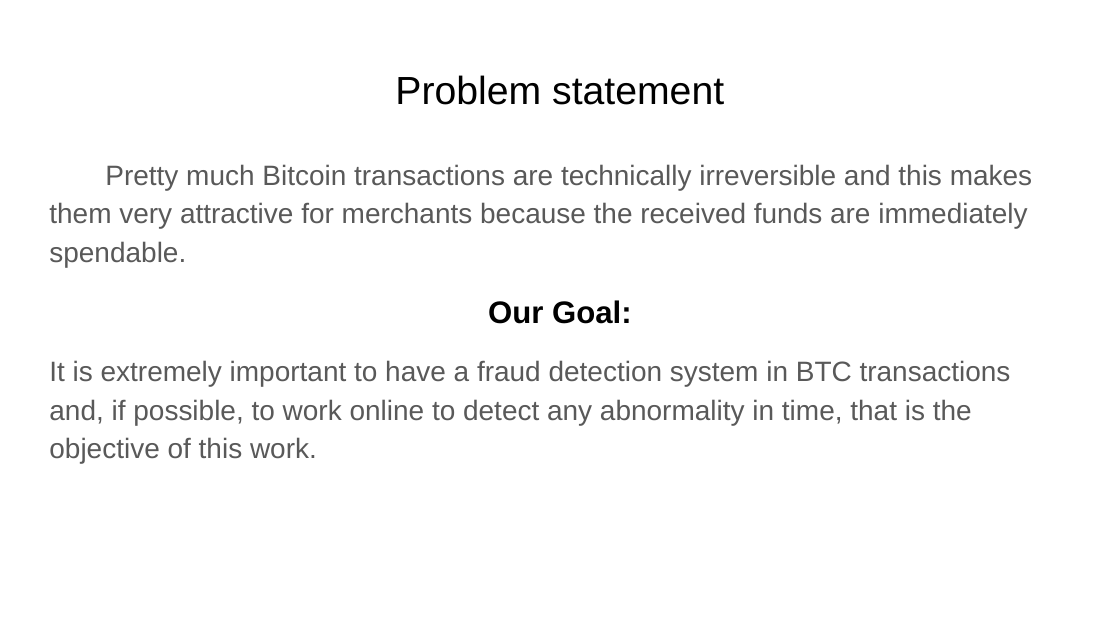
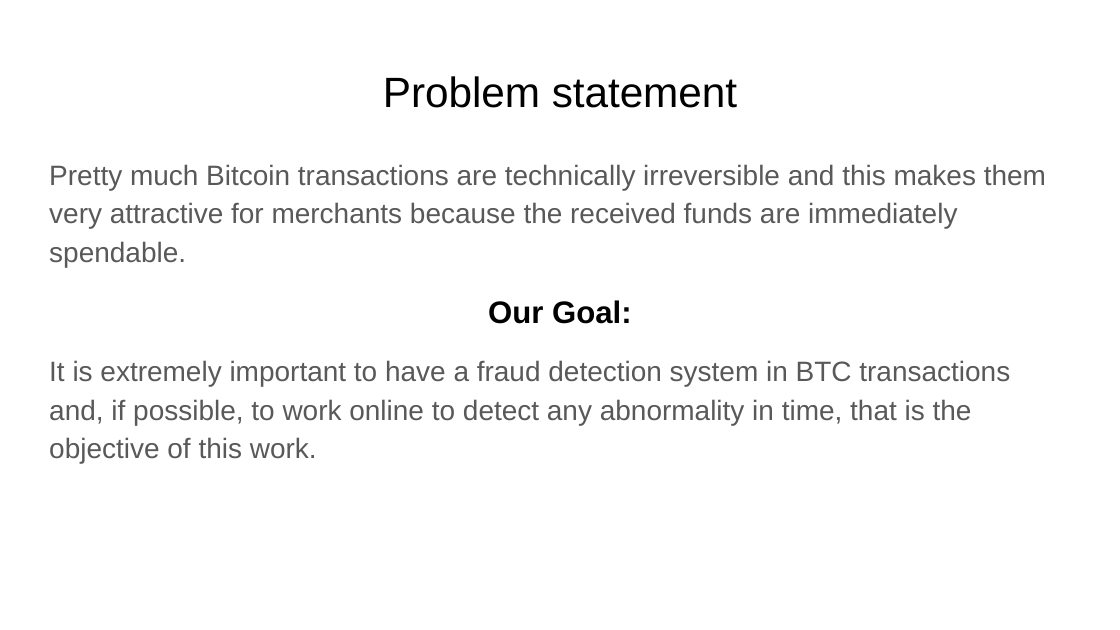
Before and after one commit to GuyenSoto/BTC, a slide deck: slide 2 of DOCS/Capstone3_BTC_FDS_Guyen_Soto.pptx. Drawn at 1120x630 pixels with LibreOffice and Linux fonts; fonts in the diff are those of the drawing. Boxes give left, top, right and bottom in pixels: in the first picture for what was removed or moved away, otherwise in the second. Text is boxed around its words. In the diff, an @@ line names an element or a change of style, - is before the commit and + after.

```diff
--- a/DOCS/Capstone3_BTC_FDS_Guyen_Soto.pptx
+++ b/DOCS/Capstone3_BTC_FDS_Guyen_Soto.pptx
@@ text "Problem statement" at [383, 76, 737, 108]: size 25.2 to 27.2 pt @@
@@ text at [49, 164, 1046, 267]: indent changed @@
```
Also in this commit, not shown: 8 other slides changed, 2 other files.
